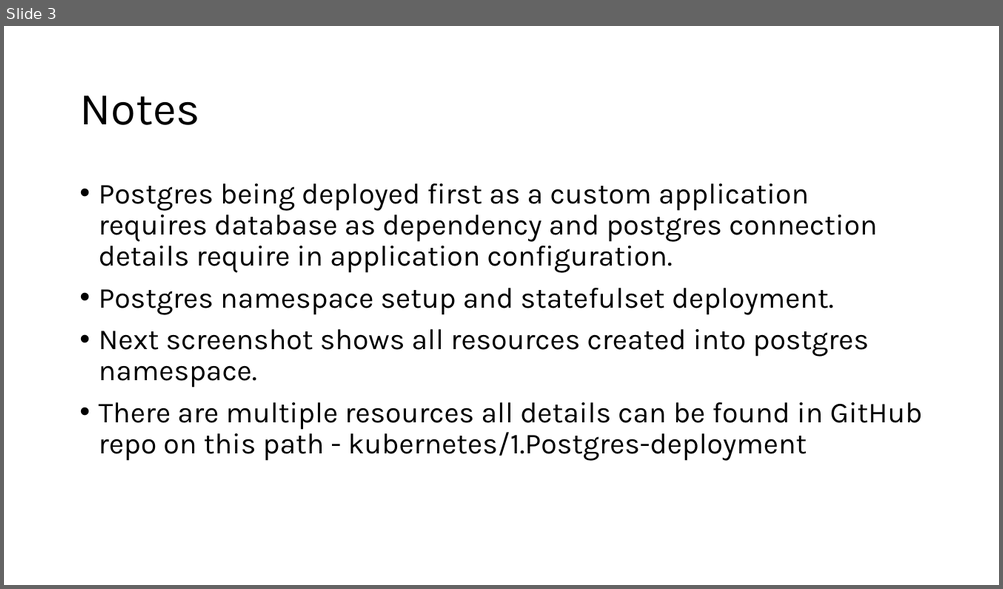
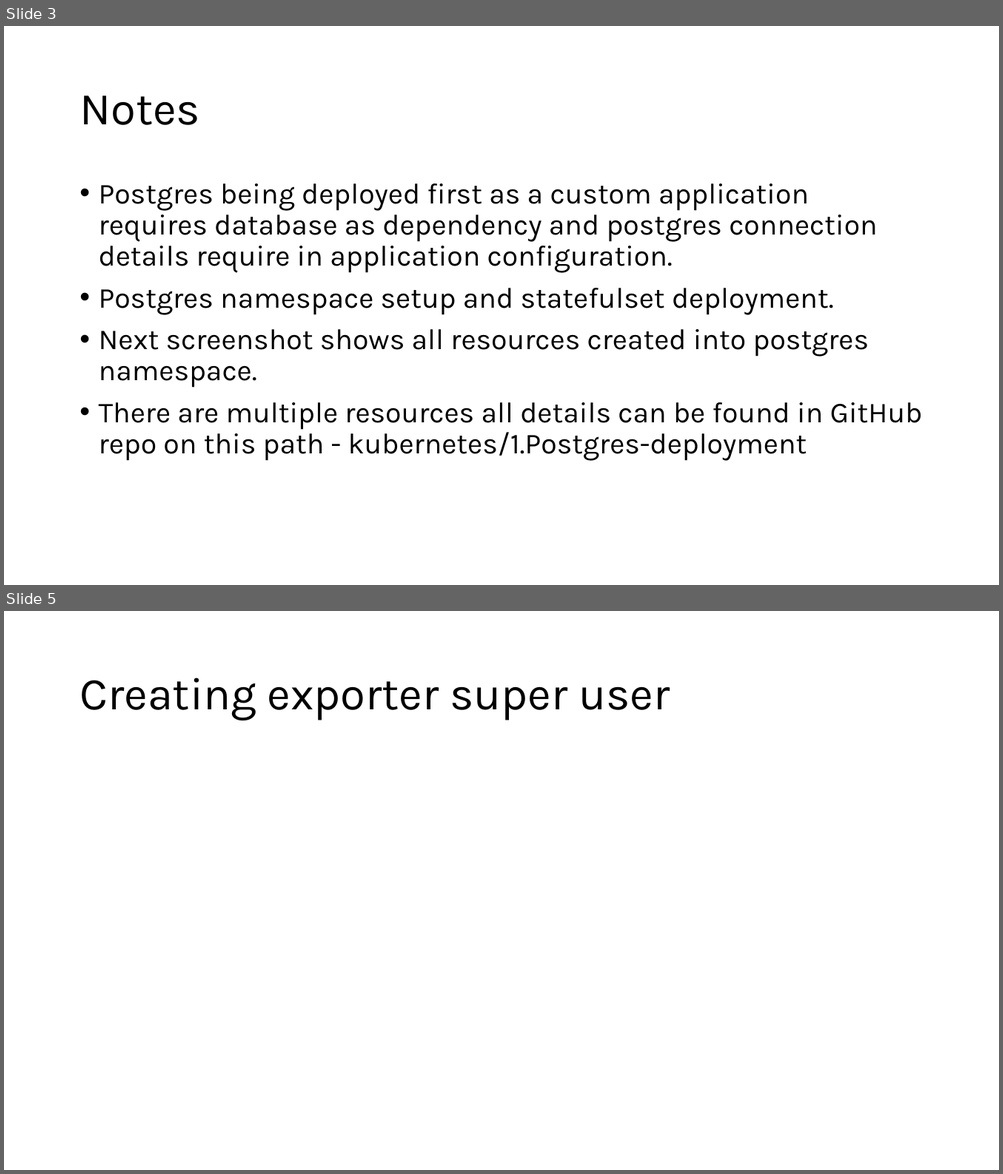
Before and after one commit to rockybhanu/prom-grafana, a slide deck: presentation/prom-grafana.pptx. Shown one above the other, each under a label of ours: slide 3 before the commit, slides 3 and 5 after it; the slides between them are not shown. The pictures are 1003x589 and 1003x1174 pixels, drawn with LibreOffice and Linux fonts; fonts in the diff are those of the drawing. Boxes give left, top, right and bottom in pixels: in the first picture for what was removed or moved away, otherwise in the second. Text is boxed around its words. In the diff, an @@ line names an element or a change of style, - is before the commit and + after.

```diff
--- a/presentation/prom-grafana.pptx
+++ b/presentation/prom-grafana.pptx
@@ slide 5 added at [4, 611, 999, 1170], background #FFFFFF @@
@@ title added at [79, 678, 669, 721], 44 pt, text #000000 @@
+Creating exporter super user
```
Also in this commit, not shown: 16 other files.
